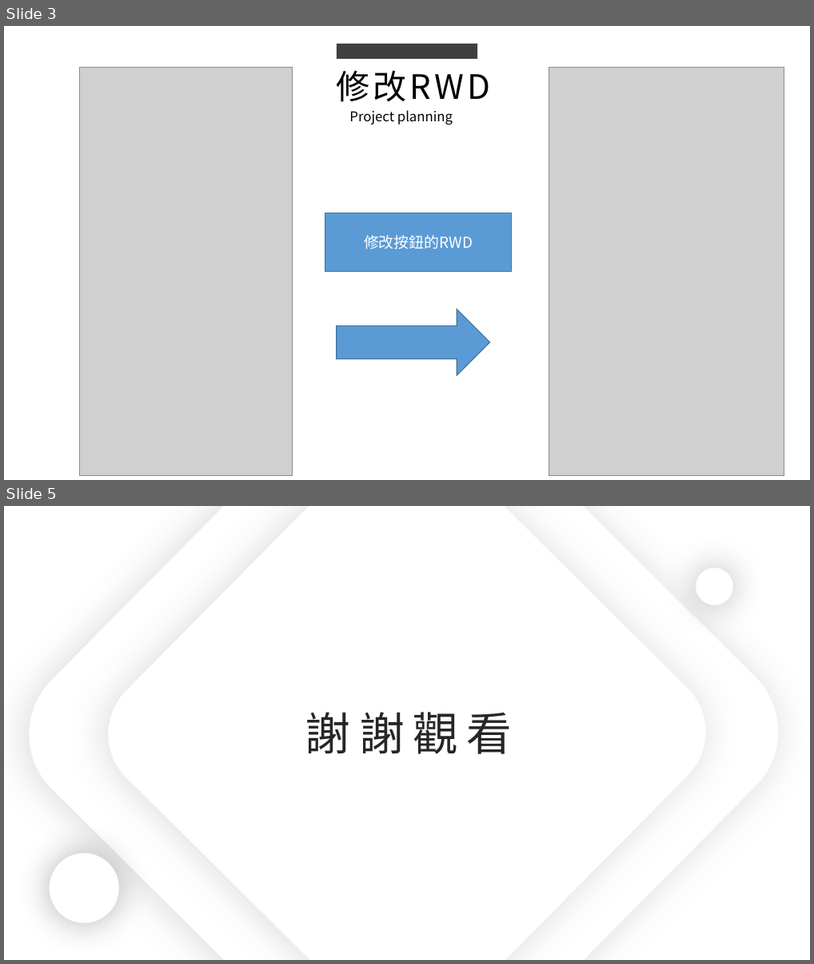
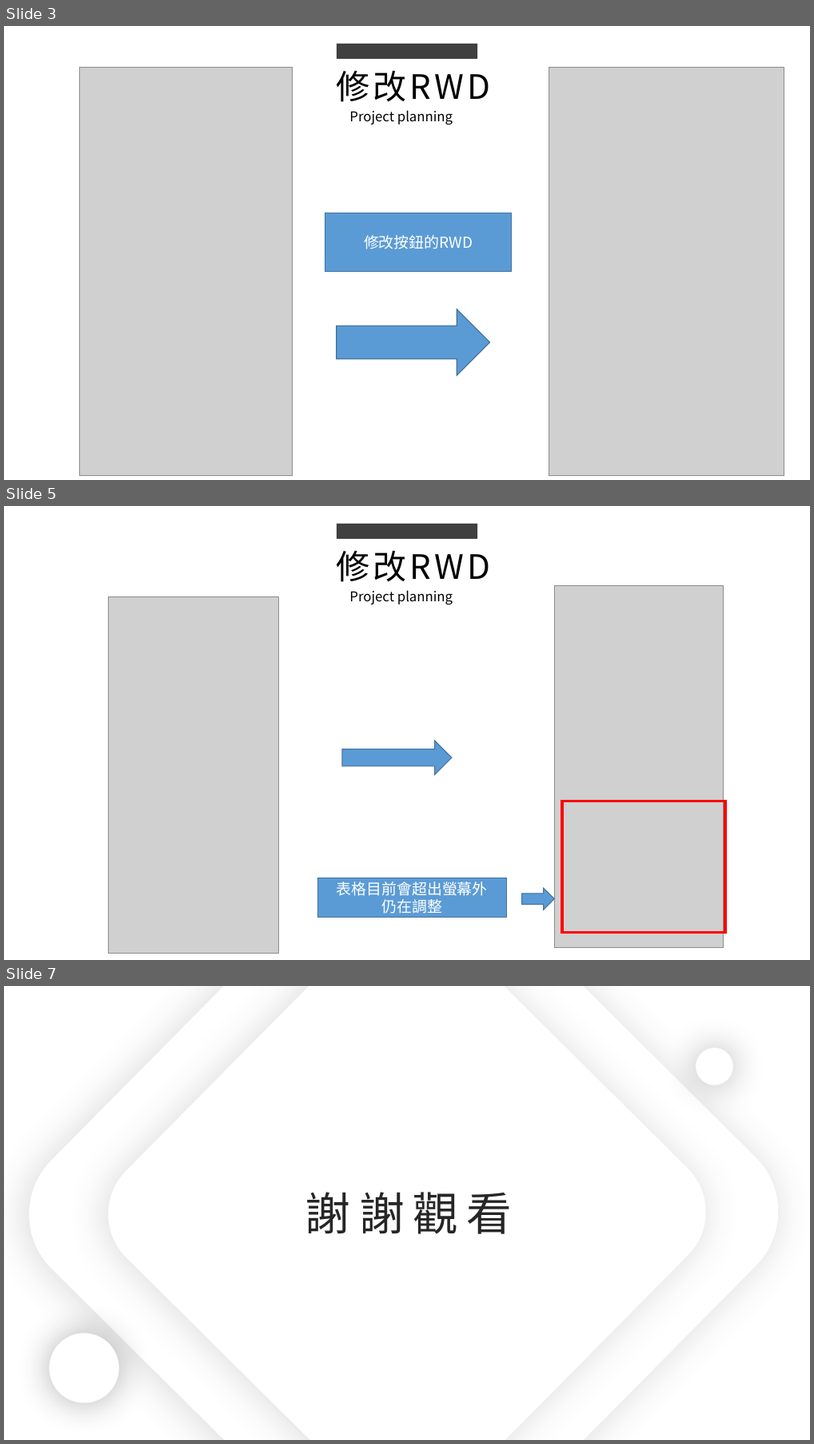
Before and after one commit to king637324/KnowledgeGreenhouseSystem, a slide deck: 工作日報_葉柏漢/2021.11/2021.11.01(加班)_2021.11.02工作日報_葉柏漢.pptx. Shown one above the other, each under a label of ours: slides 3 and 5 before the commit, slides 3, 5 and 7 after it; the slides between them are not shown. The pictures are 814x964 and 814x1444 pixels, drawn with LibreOffice and Linux fonts; fonts in the diff are those of the drawing; grey boxes stand for pictures. Boxes give left, top, right and bottom in pixels: in the first picture for what was removed or moved away, otherwise in the second. Text is boxed around its words. In the diff, an @@ line names an element or a change of style, - is before the commit and + after.

```diff
--- a/工作日報_葉柏漢/2021.11/2021.11.01(加班)_2021.11.02工作日報_葉柏漢.pptx
+++ b/工作日報_葉柏漢/2021.11/2021.11.01(加班)_2021.11.02工作日報_葉柏漢.pptx
@@ slide 5 added at box(4, 506, 810, 960), background #FFFFFF @@
@@ rectangle added at box(337, 524, 478, 539), fill #404040 @@
@@ text added at box(336, 550, 406, 582), 40 pt, text #000000 @@
+修改RWD
@@ picture added at box(108, 596, 278, 952) @@
@@ text added at box(350, 590, 453, 604), 16 pt, text #000000 @@
+Project planning
@@ picture added at box(554, 585, 723, 948) @@
@@ right arrow added at box(342, 740, 452, 775), fill #5B9BD5, outline #43739E 1 pt @@
@@ rectangle added at box(562, 801, 726, 932), outline #FF0000 3 pt @@
@@ rectangle added at box(318, 877, 506, 916), fill #5B9BD5, outline #43739E 1 pt, 18 pt, text #FFFFFF @@
+表格目前會超出螢幕外
+仍在調整
@@ right arrow added at box(522, 888, 555, 909), fill #5B9BD5, outline #43739E 1 pt @@
@@ what was slide 5 is now slide 7 @@
```
Also in this commit, not shown: 2 slides changed, 1 other slide added, 5 other files.
